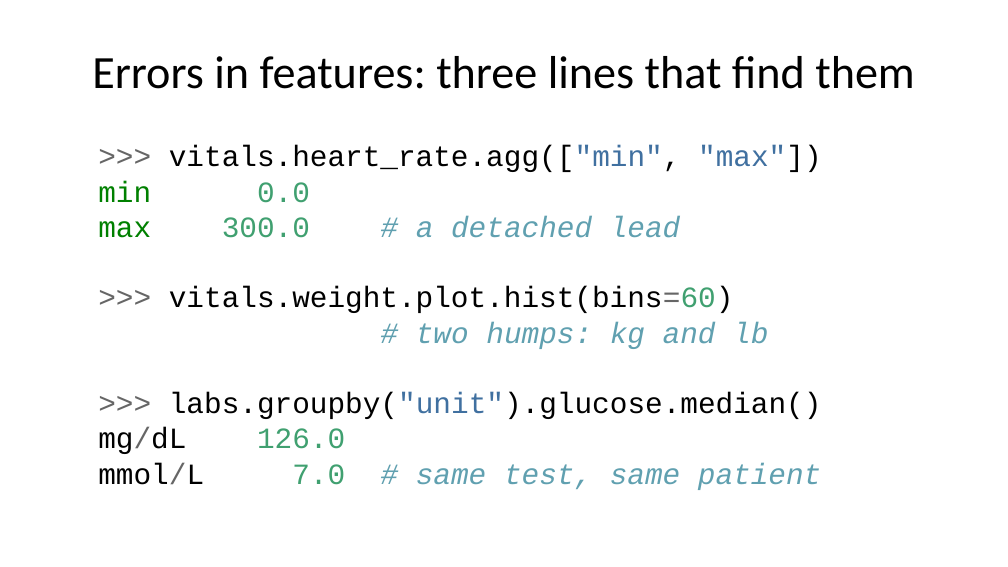
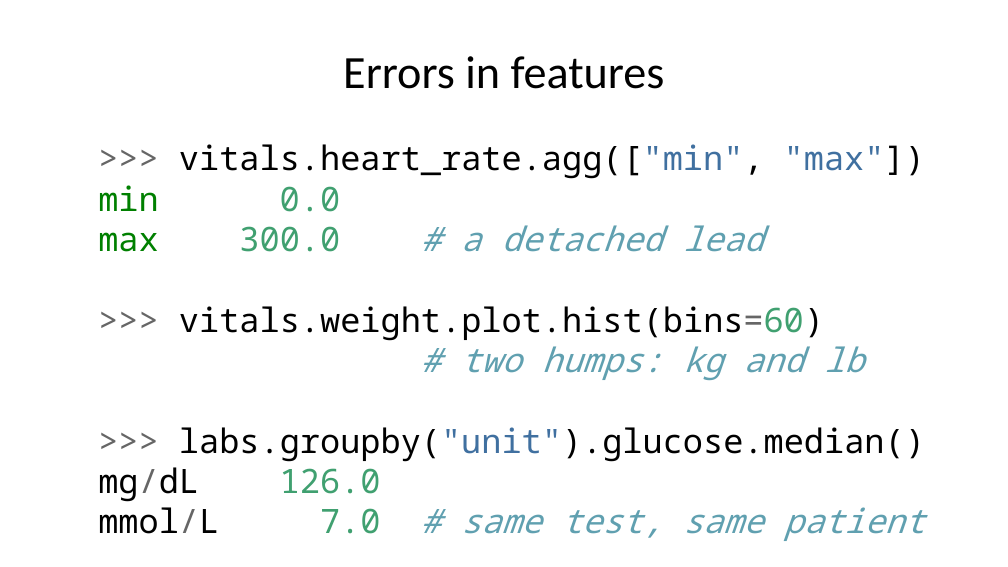
Before and after one commit to pauldubois98/AdcancedTopicsDataScience2026, a slide deck: slide 16 of Course01/slides.pptx (slide 15 before the commit). Drawn at 1008x567 pixels with LibreOffice and Linux fonts; fonts in the diff are those of the drawing. Boxes give left, top, right and bottom in pixels: in the first picture for what was removed or moved away, otherwise in the second. Text is boxed around its words. In the diff, an @@ line names an element or a change of style, - is before the commit and + after.

```diff
--- a/Course01/slides.pptx
+++ b/Course01/slides.pptx
@@ title at (343,56,665,89): text changed @@
-Errors in features: three lines that find them
+Errors in features
@@ text ">>> vitals.heart_rate.agg(["min", "max"]) min 0.0 ..." at (98,144,925,541): size 21 to 24 pt, font Courier New to Noto Sans Mono @@
```
Also in this commit, not shown: 17 other slides changed, 15 slides added, 1 other file.
